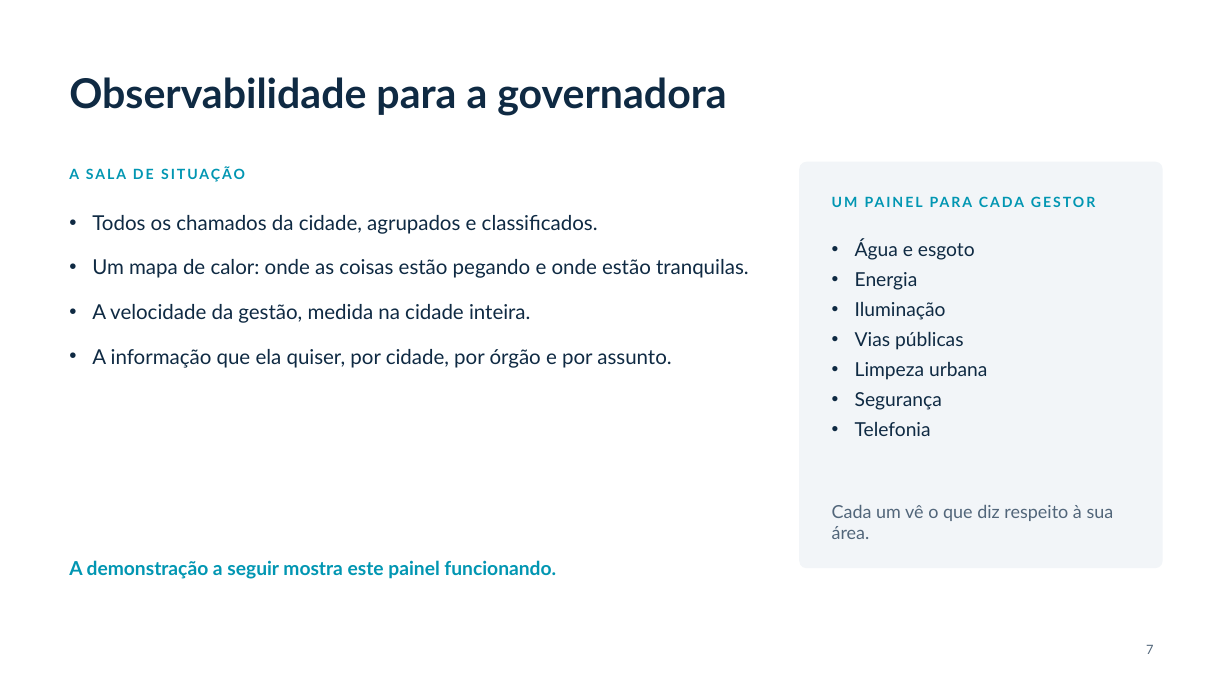
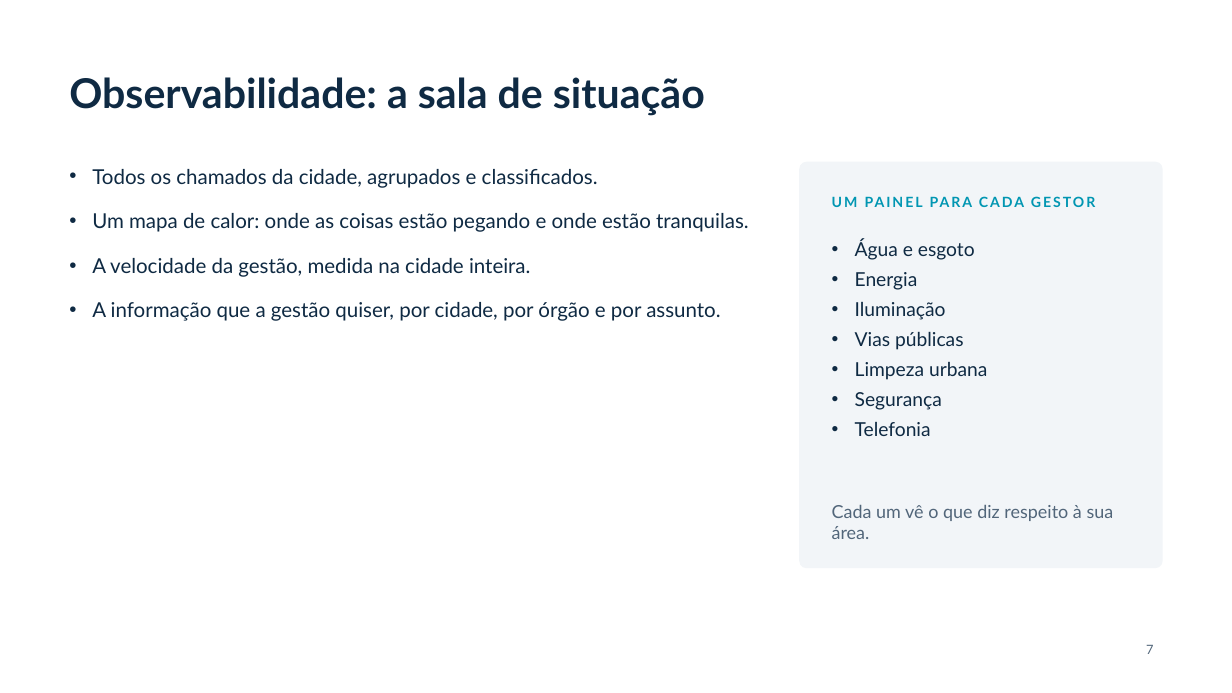
Before and after one commit to Datasynq-org/city-view-demo, a slide deck: slide 7 of apresentacao/entregas/PitchDeck_CityView.pptx. Drawn at 1232x693 pixels with LibreOffice and Linux fonts; fonts in the diff are those of the drawing; background and template pictures are left out. Boxes give left, top, right and bottom in pixels: in the first picture for what was removed or moved away, otherwise in the second. Text is boxed around its words. In the diff, an @@ line names an element or a change of style, - is before the commit and + after.

```diff
--- a/apresentacao/entregas/PitchDeck_CityView.pptx
+++ b/apresentacao/entregas/PitchDeck_CityView.pptx
@@ title at (69, 77, 705, 116): text changed @@
-Observabilidade para a governadora
+Observabilidade: a sala de situação
@@ text "Todos os chamados da cidade, ...": place and size @@
-text "Todos os chamados da cidade, ..." at (92, 215, 749, 368)
+text "Todos os chamados da cidade, ..." at (92, 169, 749, 321)
@@ text removed at (69, 166, 245, 182) @@
-A SALA DE SITUAÇÃO
@@ text at (92, 302, 720, 321): text changed @@
-• A informação que ela quiser, por cidade, por órgão e por assunto.
+• A informação que a gestão quiser, por cidade, por órgão e por assunto.
@@ text removed at (69, 560, 556, 579) @@
-A demonstração a seguir mostra este painel funcionando.
```
Also in this commit, not shown: 5 other slides changed, 5 other files.
